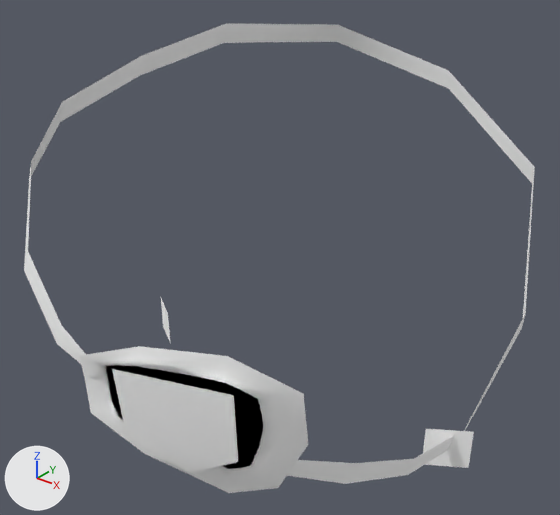
The glTF model docs/models/m622_helm.glb, before and after one commit.
Rendered twice from a 50 mm lens placed at (0.159, -0.202, 0.692), pointed at (-0.004, 0.002, 0.565). The axes (+X, +Y, +Z) are drawn at lower left. The lights are the same throughout. The first picture is the older version. Vertices at exactly the same position are counted once.

The scene before the commit, as lines of its bpy script (objects in view):
```python
me_group_0 = bpy.data.meshes.new('Group[0]')
me_group_0.from_pydata(...)  # 61 vertices, 95 faces; spans x -0.077..0.077, y -0.1..0.118, z 0.352..0.483
# faces by material slot: [84, 11]
me_group_0.materials.append(mat_xfb_0__m00_m_helm622_bm00)  # white #ffffff
me_group_0.materials.append(mat_xfb_0__m03_m_helm622_sym00)  # white #ffffff
ob_group_0 = bpy.data.objects.new('Group[0]', me_group_0)
ob_group_0.location = (0.0, 0.0, 0.154)
```
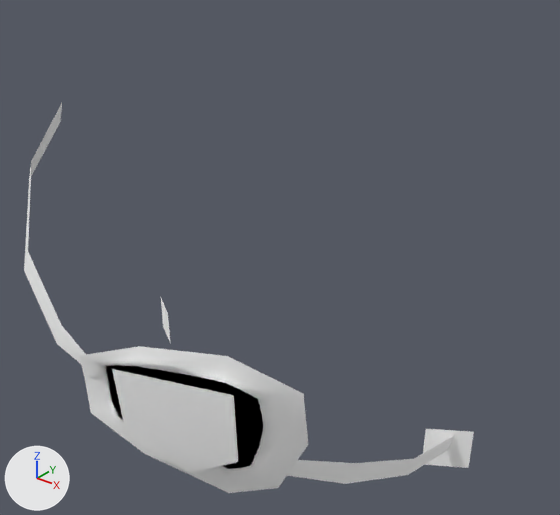
What the commit changed:
me_group_0 is used by ob_group_0; location (0.0, 0.0, 0.154).
me_group_0 had 61 vertices, 95 faces and spanned x -0.077..0.077, y -0.1..0.118, z 0.352..0.483.
me_group_0 now has 49 vertices, 67 faces and spans x -0.077..0.077, y -0.1..0.009, z 0.352..0.47.
Part 1, on me_group_0:
12 vertices are removed from x -0.075..0.071, y 0.0..0.118, z 0.382..0.483.
28 faces are deleted.

Boxes [x1, y1, x2, y2] around the edits, measured in the pictures (560 x 515 px):
'Group[0]', reshaped (12% narrower, 17% shorter): before [24, 23, 535, 493]; after [24, 103, 474, 493]
part 1 of me_group_0, deleted: before [61, 23, 535, 431]
